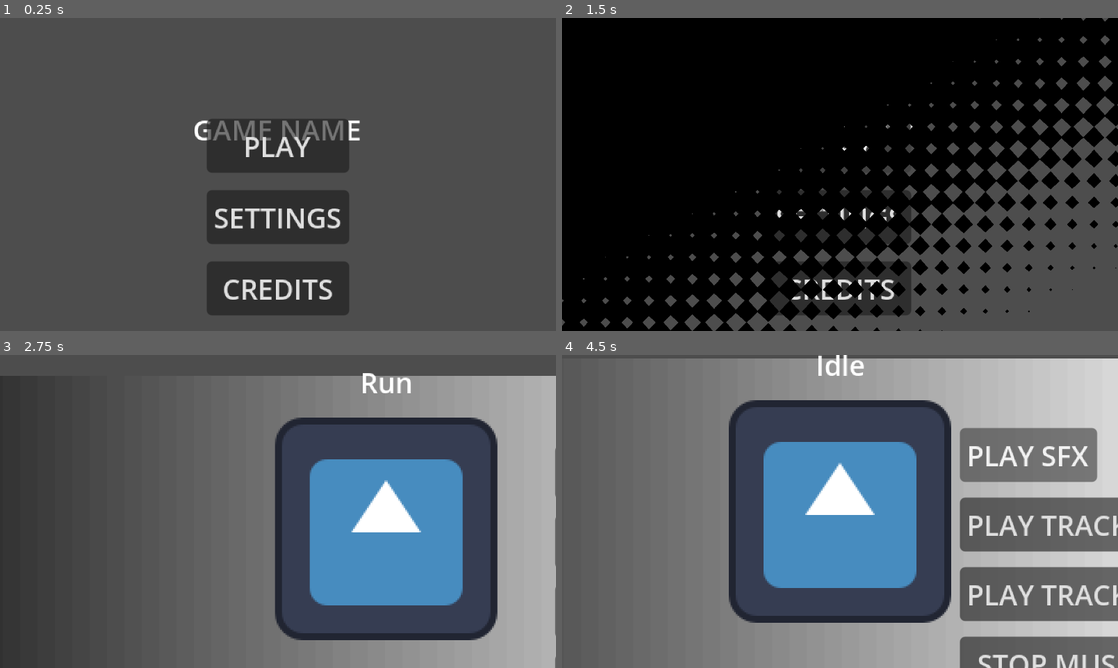
Above: before the commit, frames 1-4 (two rows, left to right).
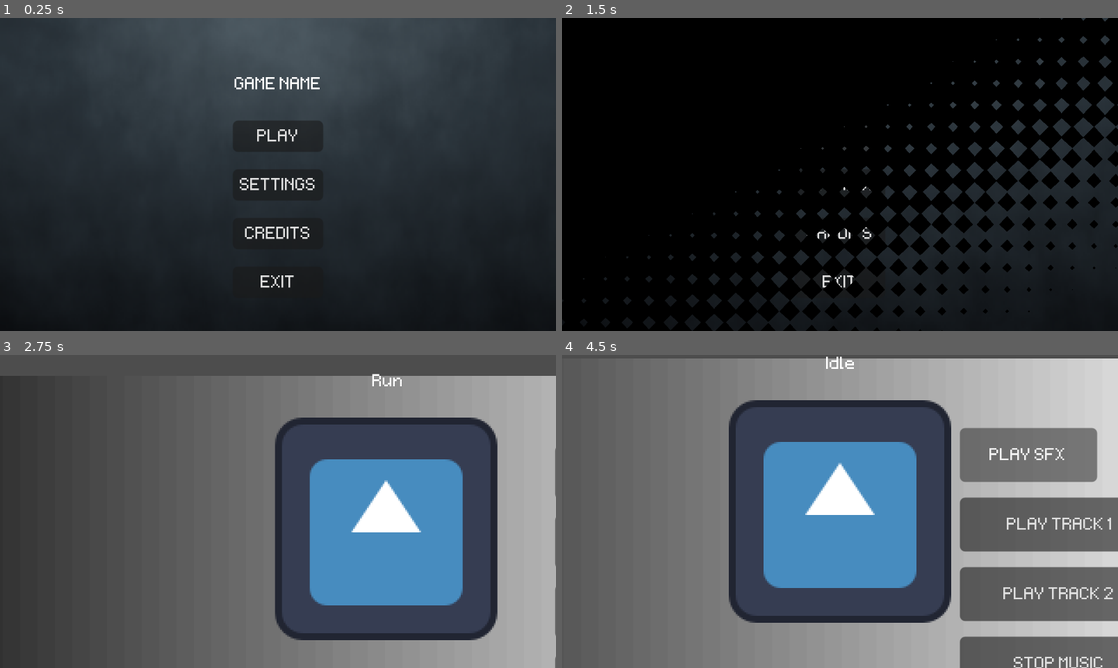
Above: after the commit, the same moments.

Repository: PoorCoconut/GamedevJS-Jam
Game: Godot game, scene res://game_scenes/menus/MainMenu/main_menu.tscn
Two runs of this game, one before a commit and one after it. Both use one fixed random seed, a clock stepped at 60 frames per second and the inputs below. The engine's default icon, where the game draws it, is replaced by a stand-in: a white triangle on a blue panel in a dark square. Sound files missing from this copy of the repository are replaced by a short silence.
Inputs (mouse positions are in pixels of both pictures, inside the frame that each line leads up to):
- Up to frame 1 (0.25 s): no input
- Up to frame 2 (1.5 s): click "PLAY" at 0.5 s; click "PLAY" at 1.25 s
- Up to frame 3 (2.75 s): tap Enter at 2 s; move the mouse to (400, 495) at 2.02 s; hold D (move_right) from 2.03 s (still down); click (400, 495) at 2.17 s; tap W (move_up) at 2.27 s
- Up to frame 4 (4.5 s): release D (move_right) at 2.75 s; drag from (728, 527) to (878, 395) at 2.77 s; click "PLAY SFX" at 3.5 s; click "PLAY SFX" at 4.25 s

The runs differ from the first frame. In frame 1, 75% of the frame differs, in the area x 0-100%, y 0-100%; in frame 2, 23%; in frame 3, 0.3%; in frame 4, 3.1%.

Commit message:
added new shader, added new custom font, updated main menu

Diff:
--- /dev/null
+++ b/game_scenes/menus/MainMenu/clouds.gdshader
@@ -0,0 +1,33 @@
+shader_type canvas_item;
+
+uniform vec2 pixelation = vec2(256, 256); //The resolution of the Texture
+uniform sampler2D cloud_noise1; //The first scroling noise for the clouds
+uniform vec2 scroll_speed1 = vec2(0.02, 0.007); //The scroll-speed of the first noise
+uniform sampler2D cloud_noise2; //The second scroling noise for the clouds
+uniform vec2 scroll_speed2 = vec2(-0.015, -0.004); //The scroll-speed of the second noise
+uniform vec2 center_pos = vec2(0.5, 0.0); //The position, the clouds are bend around
+uniform float position_impact : hint_range(0.0, 1.0, 0.01) = 0.75;
+uniform sampler2D color_gardient; //The colors of the cloud-sky-transition as a 1D-Gradient (set interpolation to constant for more pixel look)
+
+void fragment() {
+	//The pixelated UV (so that the texture is actually pixelart)
+	vec2 pixel_uv = floor(UV * pixelation) / pixelation;
+	//Makes sure the clouds aren't stretched, even if it's not square shaped
+	vec2 noise_uv_scale = pixel_uv;
+	noise_uv_scale.x *= pixelation.x / pixelation.y;
+	//The UVs inside the noise texture with time-offset
+	vec2 noise1uv = fract(noise_uv_scale + TIME * scroll_speed1);
+	vec2 noise2uv = fract(noise_uv_scale + TIME * scroll_speed2);
+	//Determents the average color of the two noises
+	vec4 noise_col = (texture(cloud_noise1, noise1uv) + texture(cloud_noise2, noise2uv)) * 0.5;
+	//The pixels distance to the center
+	float dist = distance(pixel_uv, center_pos);
+	//Scales the distance to a range between 0 and 1
+	vec2 furthest = vec2(-min(sign(center_pos.x - 0.5), 0.0), -min(sign(center_pos.y - 0.5), 0.0));
+	float max_dist = distance(center_pos, furthest);
+	dist /= max_dist;
+	//Mixes the noise color with the distance to get noise that warps around the center
+	float final = mix(1.0-noise_col.r, dist, position_impact);
+	//applies the color from the gradient
+	COLOR = texture(color_gardient, vec2(final, final));
+}
--- a/game_scenes/menus/MainMenu/main_menu.tscn
+++ b/game_scenes/menus/MainMenu/main_menu.tscn
@@ -1,7 +1,47 @@
 [gd_scene format=3 uid="uid://camlgx74mlna4"]
 
 [ext_resource type="Script" uid="uid://b6rwu6r4il3so" path="res://game_scenes/menus/MainMenu/main_menu.gd" id="1_h6sl1"]
+[ext_resource type="Shader" uid="uid://5vdgvvq2w3e8" path="res://game_scenes/menus/MainMenu/clouds.gdshader" id="2_3phpx"]
 [ext_resource type="Script" uid="uid://cxjik30ut0s3y" path="res://systems/Rebind Button Script Module/RebindButton.gd" id="2_c5njb"]
+
+[sub_resource type="FastNoiseLite" id="FastNoiseLite_3phpx"]
+noise_type = 3
+
+[sub_resource type="NoiseTexture2D" id="NoiseTexture2D_kcaeb"]
+noise = SubResource("FastNoiseLite_3phpx")
+seamless = true
+invert = true
+
+[sub_resource type="FastNoiseLite" id="FastNoiseLite_x2ujj"]
+noise_type = 5
+seed = 1
+
+[sub_resource type="NoiseTexture2D" id="NoiseTexture2D_abyub"]
+width = 320
+height = 180
+noise = SubResource("FastNoiseLite_x2ujj")
+seamless = true
+as_normal_map = true
+seamless_blend_skirt = 1.0
+bump_strength = 17.5
+
+[sub_resource type="Gradient" id="Gradient_6hcsl"]
+offsets = PackedFloat32Array(0, 0.4402985, 1)
+colors = PackedColorArray(0.36078432, 0.41568628, 0.4509804, 1, 0.16078432, 0.19607843, 0.22352941, 1, 0.019607844, 0.023529412, 0.03137255, 1)
+
+[sub_resource type="GradientTexture1D" id="GradientTexture1D_b1bdr"]
+gradient = SubResource("Gradient_6hcsl")
+
+[sub_resource type="ShaderMaterial" id="ShaderMaterial_kcaeb"]
+shader = ExtResource("2_3phpx")
+shader_parameter/pixelation = Vector2(320, 180)
+shader_parameter/cloud_noise1 = SubResource("NoiseTexture2D_kcaeb")
+shader_parameter/scroll_speed1 = Vector2(0.02, 0.007)
+shader_parameter/cloud_noise2 = SubResource("NoiseTexture2D_abyub")
+shader_parameter/scroll_speed2 = Vector2(-0.015, -0.004)
+shader_parameter/center_pos = Vector2(0.5, 0)
+shader_parameter/position_impact = 0.749999983236
+shader_parameter/color_gardient = SubResource("GradientTexture1D_b1bdr")
 
 [sub_resource type="StyleBoxFlat" id="StyleBoxFlat_oqmwn"]
 bg_color = Color(0.18039216, 0.18039216, 0.18039216, 1)
@@ -24,7 +64,8 @@
 script = ExtResource("1_h6sl1")
 next_level_path = "uid://cbh3de4aa1ibn"
 
-[node name="TextureRect" type="TextureRect" parent="." unique_id=29496978]
+[node name="Background" type="ColorRect" parent="." unique_id=133059736]
+material = SubResource("ShaderMaterial_kcaeb")
 layout_mode = 1
 anchors_preset = 15
 anchor_right = 1.0
@@ -36,7 +77,7 @@
 layout_mode = 1
 anchors_preset = 10
 anchor_right = 1.0
-offset_bottom = 128.0
+offset_bottom = 76.0
 grow_horizontal = 2
 bbcode_enabled = true
 text = "GAME NAME"
@@ -52,7 +93,7 @@
 grow_horizontal = 2
 grow_vertical = 2
 theme_override_constants/margin_left = 250
-theme_override_constants/margin_top = 100
+theme_override_constants/margin_top = 50
 theme_override_constants/margin_right = 250
 theme_override_constants/margin_bottom = 10
 
--- a/project.godot
+++ b/project.godot
@@ -55,6 +55,10 @@
 
 player=""
 
+[gui]
+
+theme/custom_font="uid://dsagmrdvfwb21"
+
 [input]
 
 move_up={
Binary file added: game_assets/fonts/monaco.ttf
Not shown, added: game_assets/fonts/monaco.ttf.import
Not shown, added: game_scenes/menus/MainMenu/clouds.gdshader.uid
